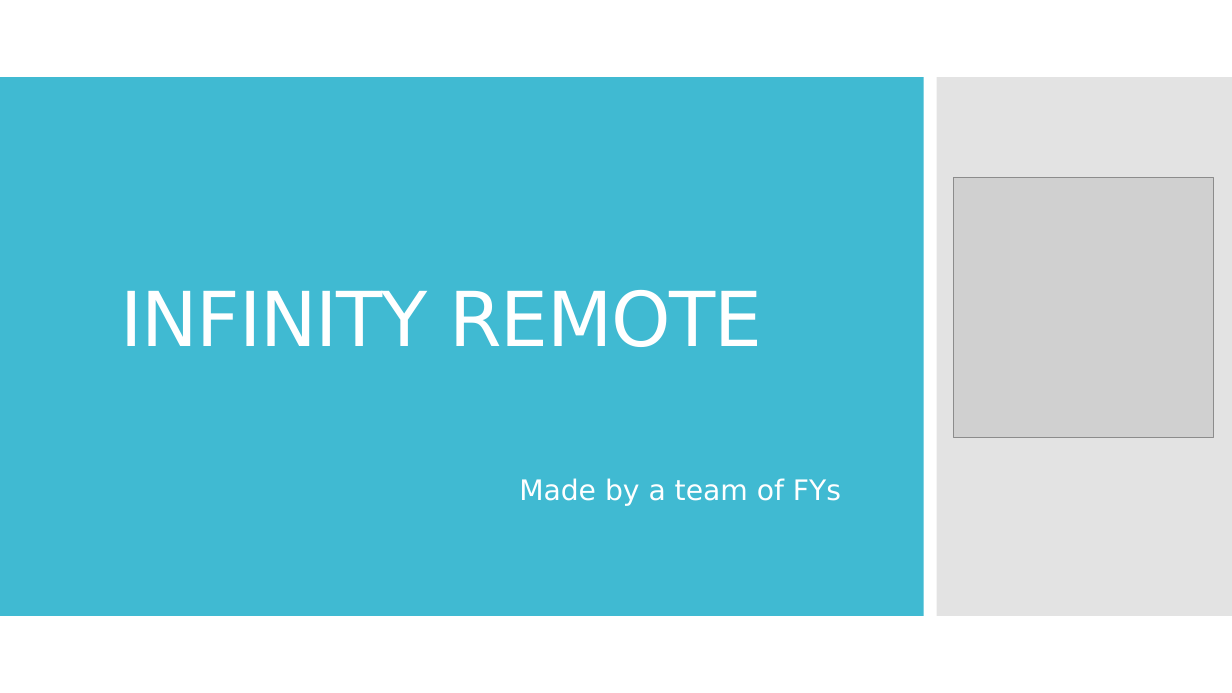
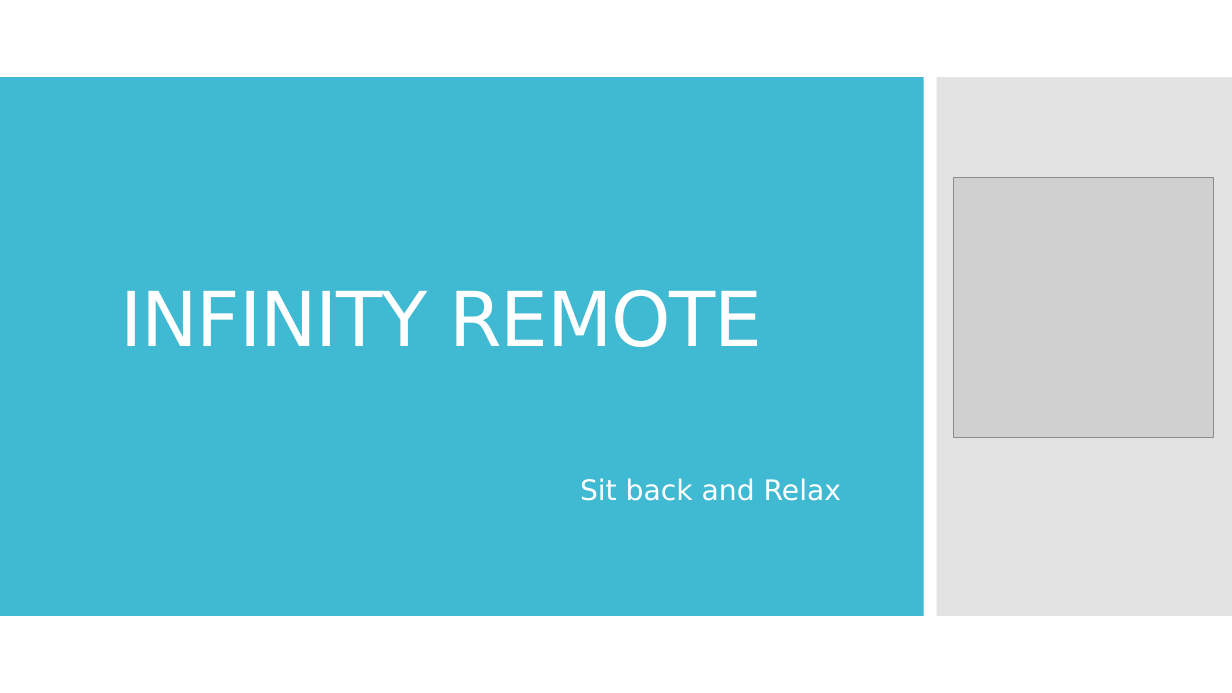
Before and after one commit to gjain-7/Misc-6-Infinity-Remote, a slide deck: slide 1 of Presentation1.pptx. Drawn at 1232x693 pixels with LibreOffice and Linux fonts; fonts in the diff are those of the drawing; grey boxes stand for pictures. Boxes give left, top, right and bottom in pixels: in the first picture for what was removed or moved away, otherwise in the second. Text is boxed around its words. In the diff, an @@ line names an element or a change of style, - is before the commit and + after.

```diff
--- a/Presentation1.pptx
+++ b/Presentation1.pptx
@@ subtitle at [580, 478, 841, 501]: text changed @@
-Made by a team of FYs
+Sit back and Relax
```
Also in this commit, not shown: 3 other slides changed, 3 slides added.
